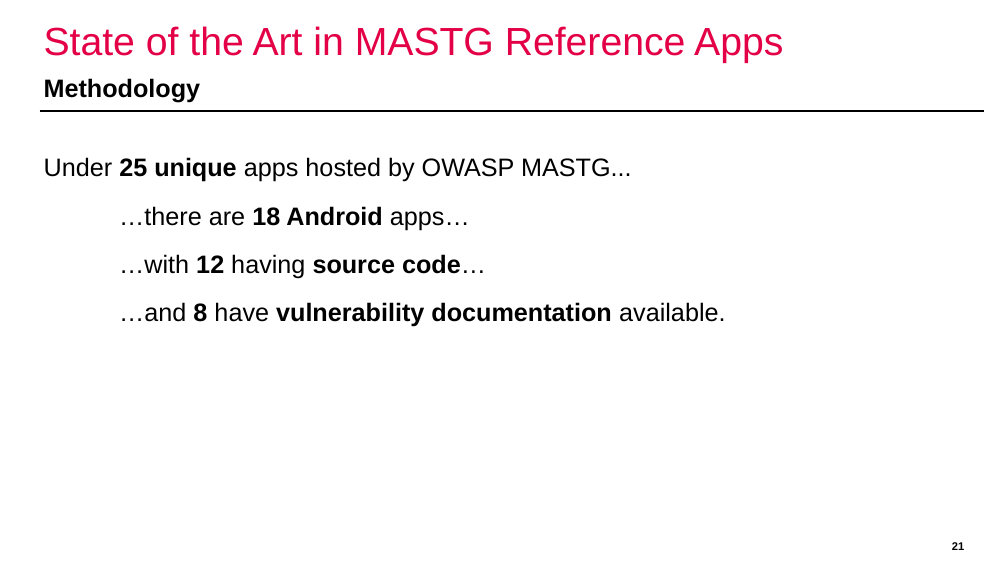
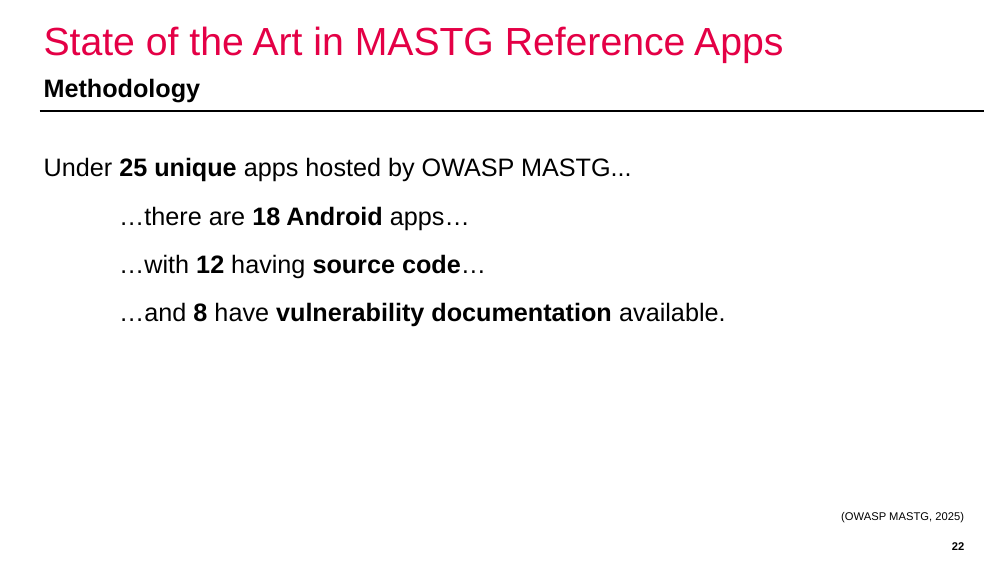
Before and after one commit to domi-cmd/Reference_Application_for_OWASP_MASTG, a slide deck: slide 22 of dev_documents/presentation/ba_thesis_presentation_kronig.pptx (slide 21 before the commit). Drawn at 1008x567 pixels with LibreOffice and Linux fonts; fonts in the diff are those of the drawing; background and template pictures are left out. Boxes give left, top, right and bottom in pixels: in the first picture for what was removed or moved away, otherwise in the second. Text is boxed around its words. In the diff, an @@ line names an element or a change of style, - is before the commit and + after.

Commit message:
Started adding proper references and citations to the presentation. Removed the slides discussing the flow diagrams, as I am still 5 minutes over the required talking time

```diff
--- a/dev_documents/presentation/ba_thesis_presentation_kronig.pptx
+++ b/dev_documents/presentation/ba_thesis_presentation_kronig.pptx
@@ text added at [841,512,964,522], 8 pt, text #000000 @@
+(OWASP MASTG, 2025)
@@ page number at [952,541,964,552]: text changed @@
-21
+22
```
Also in this commit, not shown: 12 other slides changed, 2 slides added, 2 slides removed.
